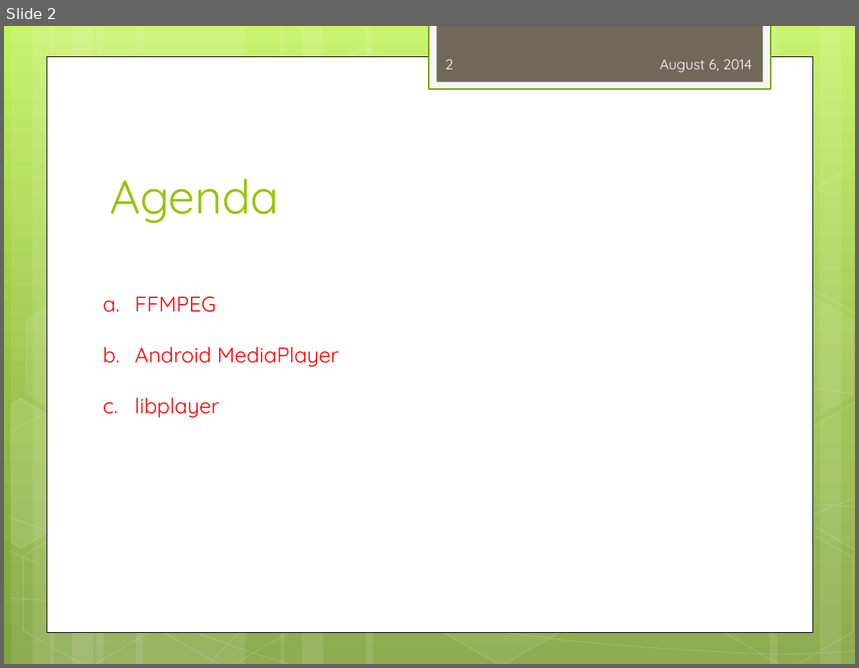
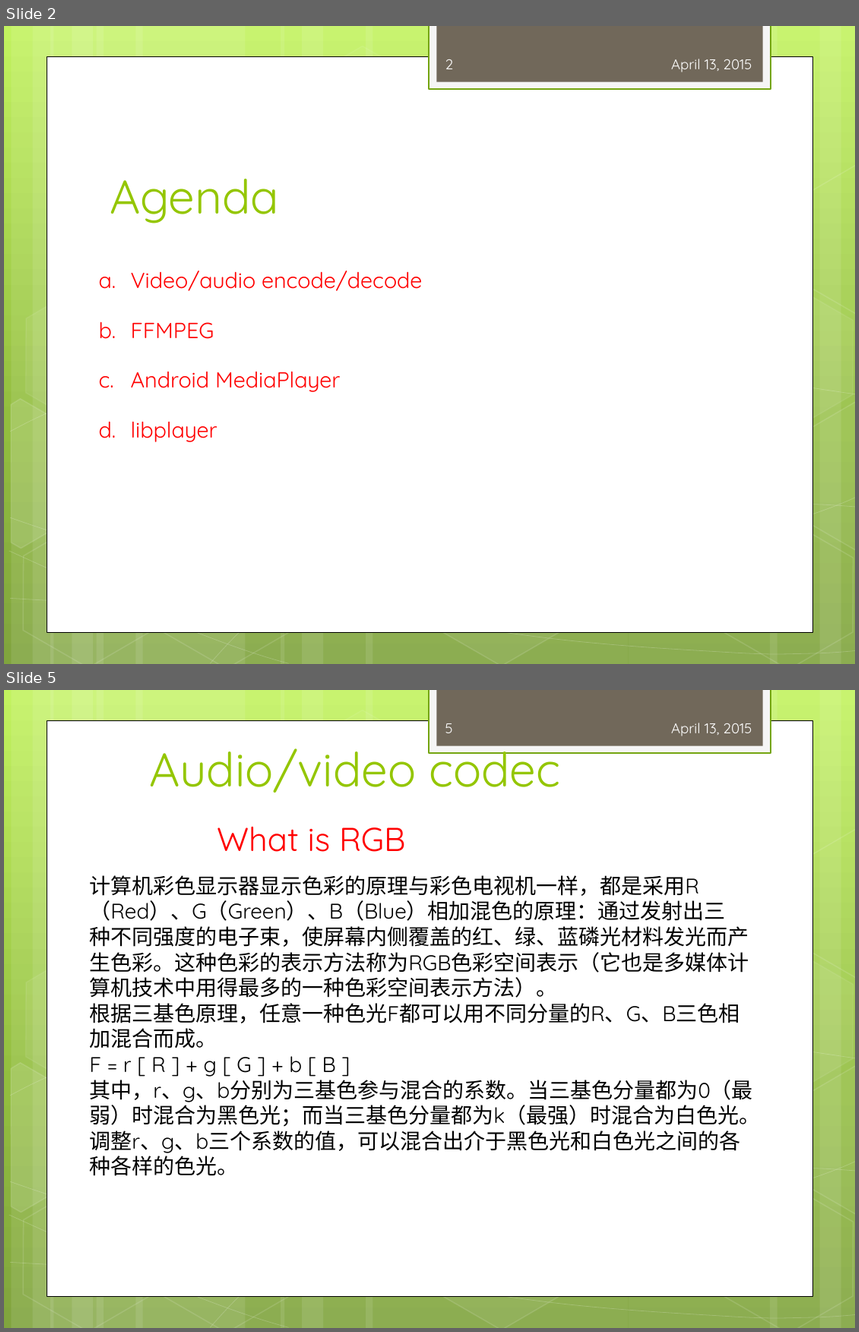
Before and after one commit to peterjerry/MeetSDK, a slide deck: engine2/Doc/training/mediaplayer_training.pptx. Shown one above the other, each under a label of ours: slide 2 before the commit, slides 2 and 5 after it; the slides between them are not shown. The pictures are 859x668 and 859x1332 pixels, drawn with LibreOffice and Linux fonts; fonts in the diff are those of the drawing. Boxes give left, top, right and bottom in pixels: in the first picture for what was removed or moved away, otherwise in the second. Text is boxed around its words. In the diff, an @@ line names an element or a change of style, - is before the commit and + after.

```diff
--- a/engine2/Doc/training/mediaplayer_training.pptx
+++ b/engine2/Doc/training/mediaplayer_training.pptx
@@ slide 5 added at (4, 690, 855, 1328), background gradient #C3F35F to #93BF3F to #81A53E; not listed: 31 template elements that a slide beside it also shows @@
@@ page number added at (446, 723, 453, 733), 12 pt, text #FEFEFE @@
+5
@@ text added at (671, 723, 752, 736), 12 pt, text #FEFEFE @@
+April 13, 2015
@@ title added at (150, 738, 560, 793), 40 pt, text #94C600 @@
+Audio/video codec
@@ text added at (217, 826, 405, 852), 28 pt, text #FF0000 @@
+What is RGB
@@ text added at (89, 875, 760, 1176), 18 pt, text #000000 @@
+计算机彩色显示器显示色彩的原理与彩色电视机一样，都是采用R（Red）、G（Green）、B（Blue）相加混色的原理：通过发射出三
+种不同强度的电子束，使屏幕内侧覆盖的红、绿、蓝磷光材料发光而产生色彩。这种色彩的表示方法称为RGB色彩空间表示（它也是多媒体计算机技术中用得最多的一种色彩空间表示方法）。
+根据三基色原理，任意一种色光F都可以用不同分量的R、G、B三色相加混合而成。
+F = r [ R ] + g [ G ] + b [ B ]
+其中，r、g、b分别为三基色参与混合的系数。当三基色分量都为0（最弱）时混合为黑色光；而当三基色分量都为k（最强）时混合为白色光。调整r、g、b三个系数的值，可以混合出介于黑色光和白色光之间的各种各样的色光。
@@ slide 2 changed as well @@
@@ text at (671, 59, 752, 72): text changed @@
-August 6, 2014
+April 13, 2015
@@ text "Video/audio encode/decode": place and size @@
-text "Video/audio encode/decode" at (135, 297, 339, 418)
+text "Video/audio encode/decode" at (131, 271, 422, 442)
@@ text at (131, 271, 422, 291): paragraph added @@
+a. Video/audio encode/decode
@@ text at (131, 322, 341, 442): size 18 to 18.5 pt in "FFMPEG", "Android MediaPlayer", "libplayer"; line spacing 2 to 1.9 @@
```
Also in this commit, not shown: 6 other slides changed, 37 other slides added, 1 slide removed, 4 other files.
